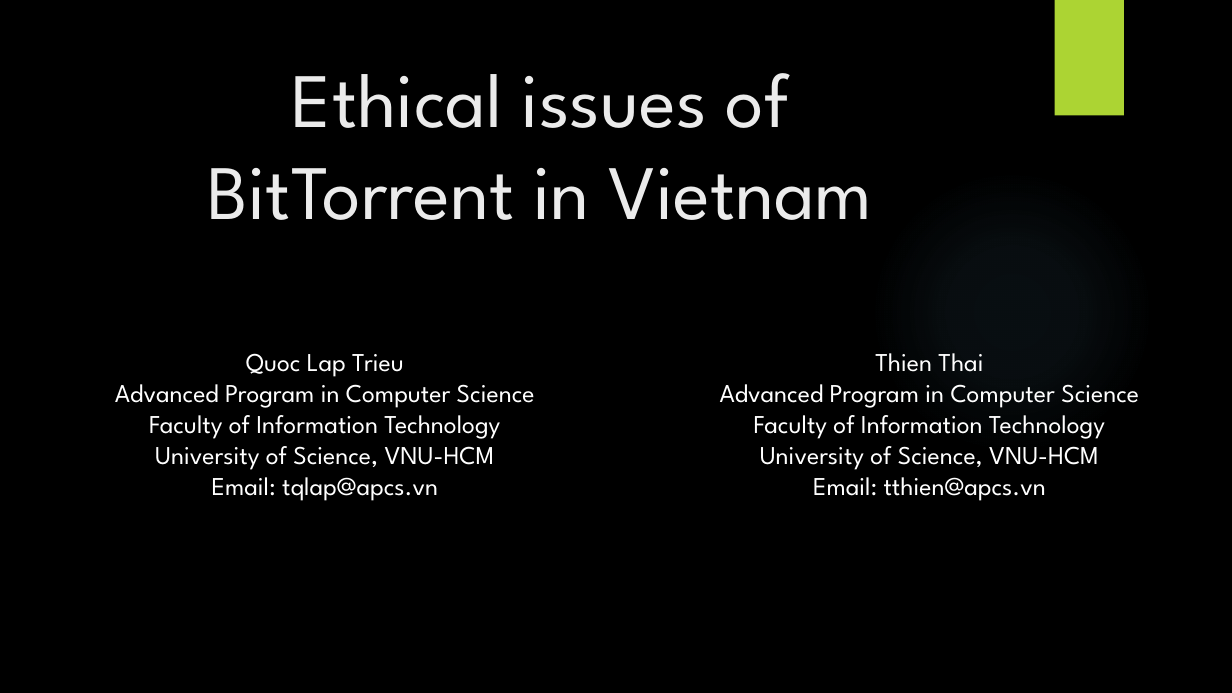
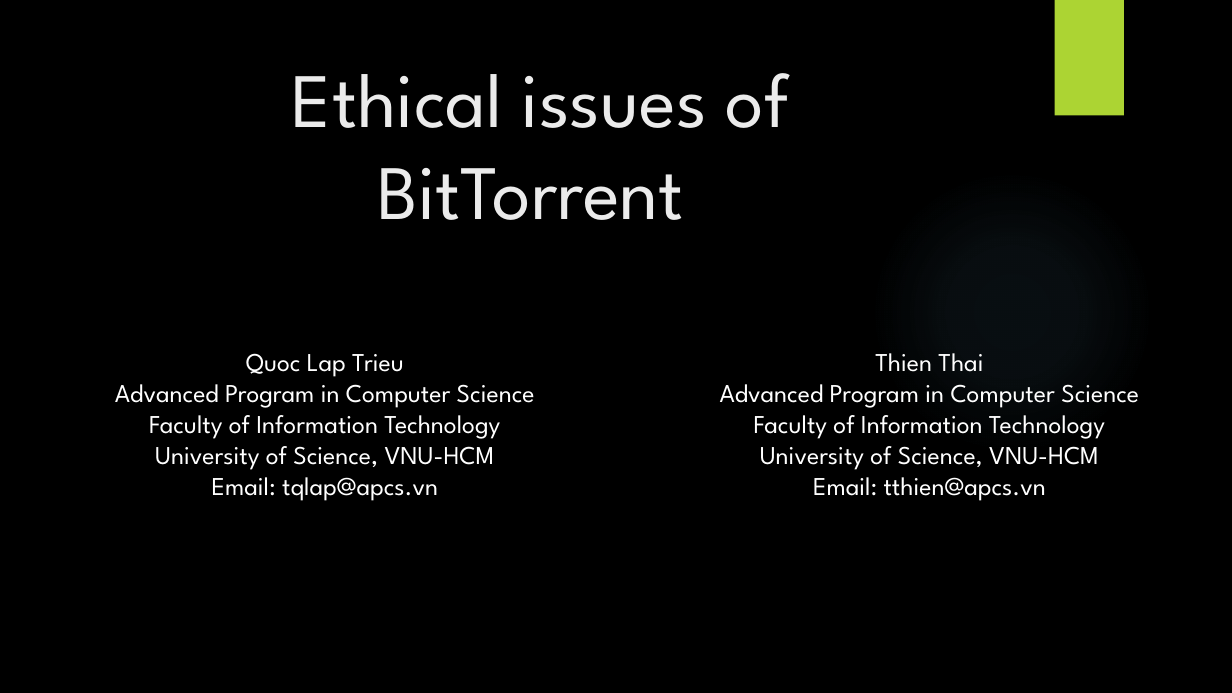
Before and after one commit to ttpro1995/ethics_final_latex, a slide deck: slide 2 of 1351040_1351030.pptx. Drawn at 1232x693 pixels with LibreOffice and Linux fonts; fonts in the diff are those of the drawing; background and template pictures are left out. Boxes give left, top, right and bottom in pixels: in the first picture for what was removed or moved away, otherwise in the second. Text is boxed around its words. In the diff, an @@ line names an element or a change of style, - is before the commit and + after.

```diff
--- a/1351040_1351030.pptx
+++ b/1351040_1351030.pptx
@@ title at [292,73,789,220]: text changed @@
-Ethical issues of
-BitTorrent in Vietnam
+Ethical issues of
+BitTorrent
```
Also in this commit, not shown: 8 other slides changed, 3 slides added, 2 slides removed, 3 other files.
